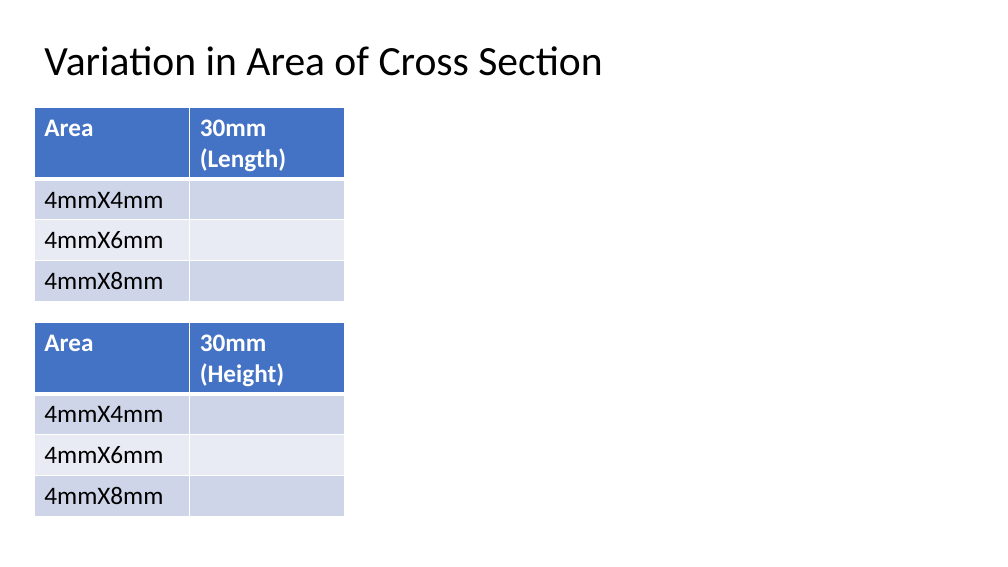
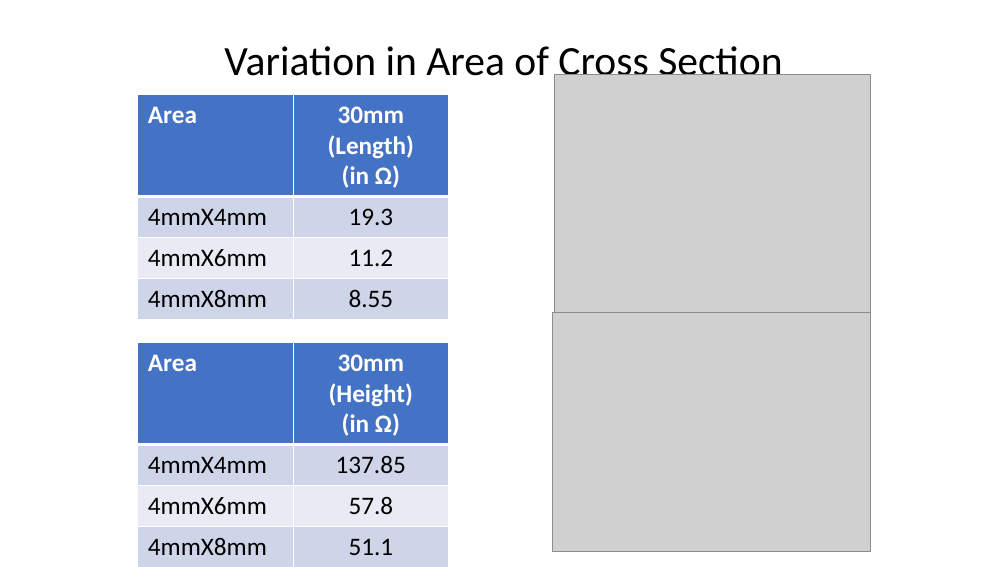
Before and after one commit to sapan-ostic/Artificial_Robotic_Arm, a slide deck: slide 21 of Report/Development of Artificial Robotic Arm based on Tactile Sensor_20170515.pptx. Drawn at 1008x567 pixels with LibreOffice and Linux fonts; fonts in the diff are those of the drawing; grey boxes stand for pictures. Boxes give left, top, right and bottom in pixels: in the first picture for what was removed or moved away, otherwise in the second. Text is boxed around its words. In the diff, an @@ line names an element or a change of style, - is before the commit and + after.

```diff
--- a/Report/Development of Artificial Robotic Arm based on Tactile Sensor_20170515.pptx
+++ b/Report/Development of Artificial Robotic Arm based on Tactile Sensor_20170515.pptx
@@ title "Variation in Area of Cross ..." at [224, 46, 782, 86]: alignment left to centre @@
@@ picture added at [554, 75, 871, 312] @@
@@ table at [138, 94, 449, 311] @@
-row 1, column 2: 30mm (Length)
+row 1, column 2: 30mm (Length) / (in Ω)
-row 2, column 2: 
+row 2, column 2: 19.3
-row 3, column 2: 
+row 3, column 2: 11.2
-row 4, column 2: 
+row 4, column 2: 8.55
@@ table: place and size @@
-table at [34, 108, 345, 293]
+table at [138, 94, 449, 311]
@@ picture added at [552, 312, 871, 551] @@
@@ table at [138, 343, 449, 559] @@
-row 1, column 2: 30mm (Height)
+row 1, column 2: 30mm (Height) / (in Ω)
-row 2, column 2: 
+row 2, column 2: 137.85
-row 3, column 2: 
+row 3, column 2: 57.8
-row 4, column 2: 
+row 4, column 2: 51.1
@@ table: place and size @@
-table at [34, 323, 345, 508]
+table at [138, 343, 449, 559]
```
Also in this commit, not shown: 2 other slides changed, 1 slide added, 44 other files.
